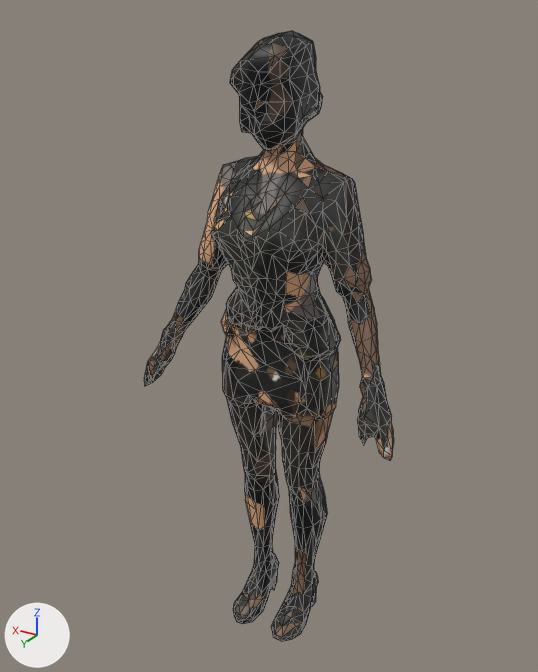
A saved change to the glTF model game/player/vesper.glb.
Camera for both pictures: a 50 mm lens placed at (-0.96, 1.654, 1.798), pointed at (0.037, -0.008, 0.967). Arrows for +X, +Y and +Z are at lower left; the lights stay in place. The picture after the commit comes second. Mesh edges are drawn as thin lines. Vertices at exactly the same position are counted once.

Script lines for the objects in view, before the commit:
```python
me_mesh_0_001 = bpy.data.meshes.new('Mesh_0.001')
me_mesh_0_001.from_pydata(...)  # 1502 vertices, 3000 faces; spans x -0.4..0.4, y -0.15..0.17, z 0.0..1.77
me_mesh_0_001.materials.append(mat_vesper)  # picture img_vesper_3000_512
ob_vesper_low = bpy.data.objects.new('VESPER_low', me_mesh_0_001)
ob_vesper_low.location = (0.0, 0.0, 0.0)
```
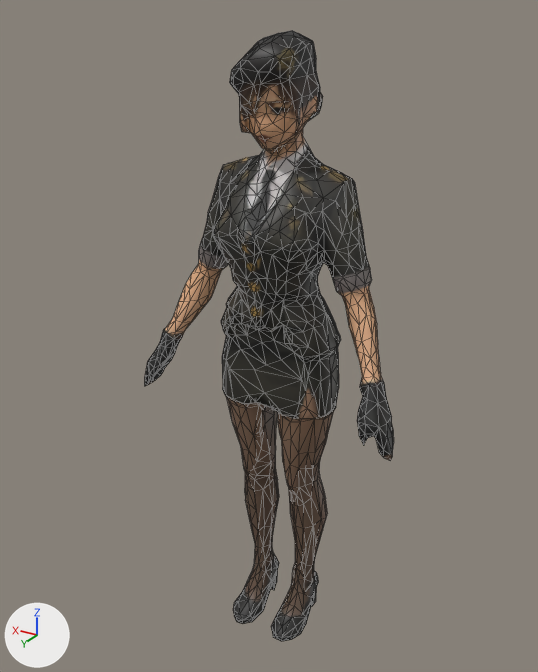
Boxes (x1, y1, x2, y2) around the edits, measured in the pictures (538 x 672 px; the box of a moved part takes in the faces that stretch with it):
'VESPER_low', reshaped
    before: (144, 30, 394, 641)
    after: (145, 30, 394, 641)
part 1 of me_mesh_0_001, moved or reshaped
    before: (144, 61, 391, 641)
    after: (145, 61, 391, 641)
part 2 of me_mesh_0_001, surface changed
    both: (148, 39, 394, 641)

The edits, one by one:
me_mesh_0_001 is used by ob_vesper_low; location (0.0, 0.0, 0.0).
me_mesh_0_001 had 1502 vertices, 3000 faces and spanned x -0.4..0.4, y -0.15..0.17, z 0.0..1.77.
me_mesh_0_001 now has 1492 vertices, 2980 faces and spans x -0.4..0.4, y -0.15..0.17, z 0.0..1.77.
me_mesh_0_001 part 1: 6 vertices moved within x -0.35..0.17, y -0.15..0.1, z 0.91..1.68; 172 vertices removed from x -0.36..0.38, y -0.14..0.16, z 0.0..1.68; 162 vertices added at x -0.35..0.38, y -0.12..0.15, z 0.0..1.66.
me_mesh_0_001 part 2: 2181 kept faces spanning x -0.4..0.4, y -0.15..0.17, z 0.0..1.77 get new texture (UV) coordinates.
